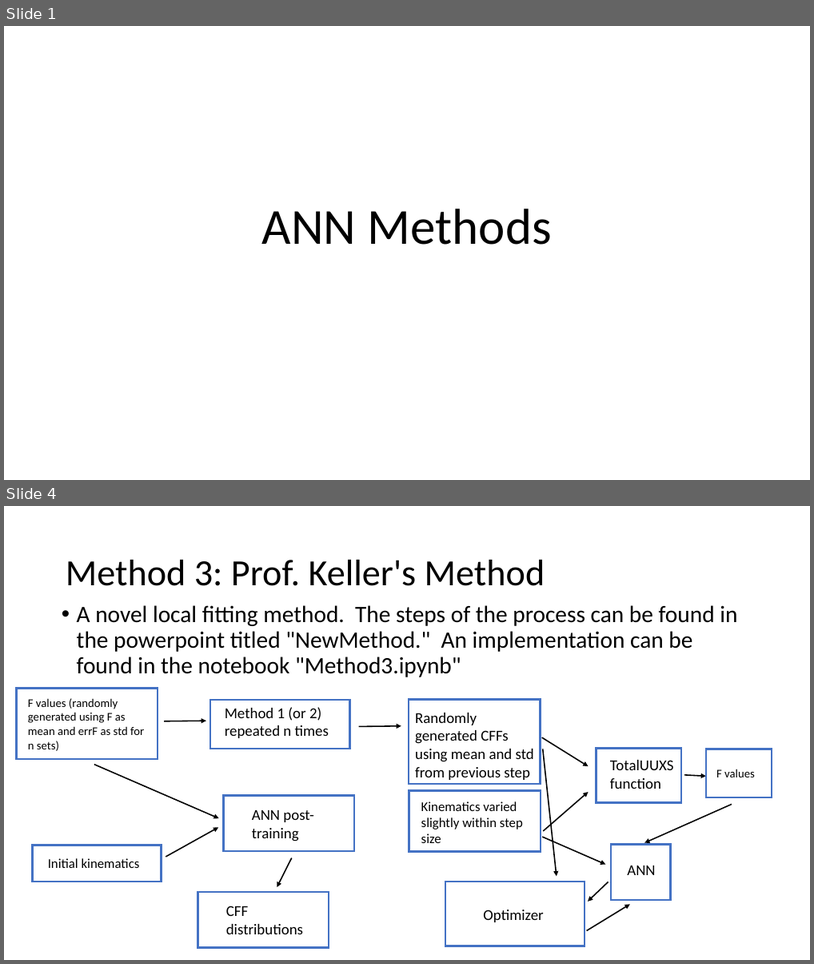
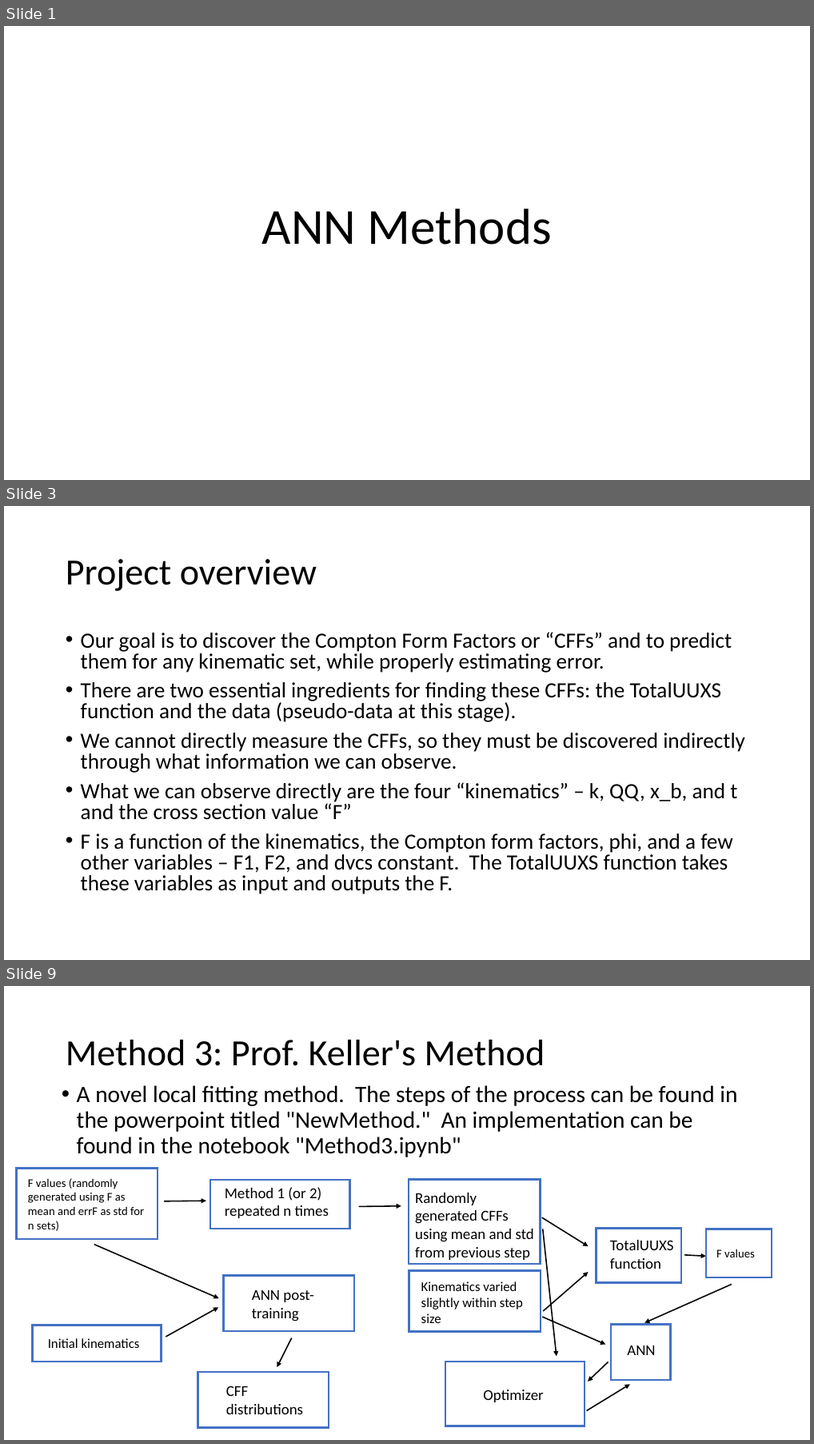
Before and after one commit to extraction-tools/ANN, a slide deck: Nick/ANNMethods.pptx. Shown one above the other, each under a label of ours: slides 1 and 4 before the commit, slides 1, 3 and 9 after it; the slides between them are not shown. The pictures are 814x964 and 814x1444 pixels, drawn with LibreOffice and Linux fonts; fonts in the diff are those of the drawing. Boxes give left, top, right and bottom in pixels: in the first picture for what was removed or moved away, otherwise in the second. Text is boxed around its words. In the diff, an @@ line names an element or a change of style, - is before the commit and + after.

Commit message:
New Function and updated ppt

```diff
--- a/Nick/ANNMethods.pptx
+++ b/Nick/ANNMethods.pptx
@@ slide 3 added at (x1=4, y1=506, x2=810, y2=960), background #FFFFFF @@
@@ title added at (x1=66, y1=559, x2=317, y2=591), 44 pt, text #000000 @@
+Project overview
@@ text added at (x1=81, y1=632, x2=746, y2=894), 25.9 pt, text #000000 @@
+• Our goal is to discover the Compton Form Factors or “CFFs” and to predict them for any kinematic set, while properly estimating error.
+• There are two essential ingredients for finding these CFFs: the TotalUUXS function and the data (pseudo-data at this stage).
+• We cannot directly measure the CFFs, so they must be discovered indirectly through what information we can observe.
+• What we can observe directly are the four “kinematics” – k, QQ, x_b, and t and the cross section value “F”
+• F is a function of the kinematics, the Compton form factors, phi, and a few other variables – F1, F2, and dvcs constant. The TotalUUXS function takes these variables as input and outputs the F.
@@ what was slide 4 is now slide 9 @@
```
Also in this commit, not shown: 1 slide changed, 4 other slides added, 7 other files.
